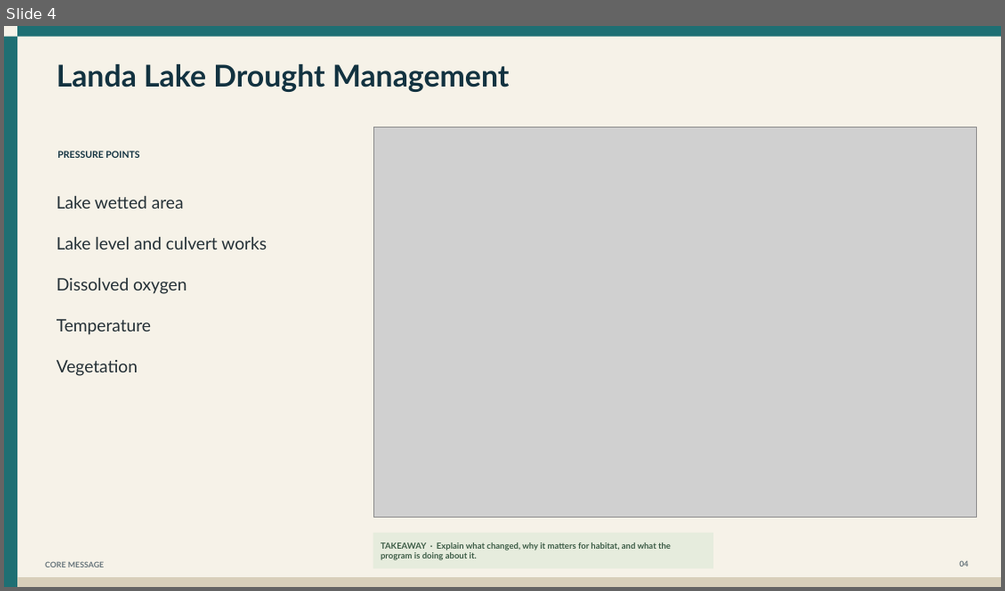
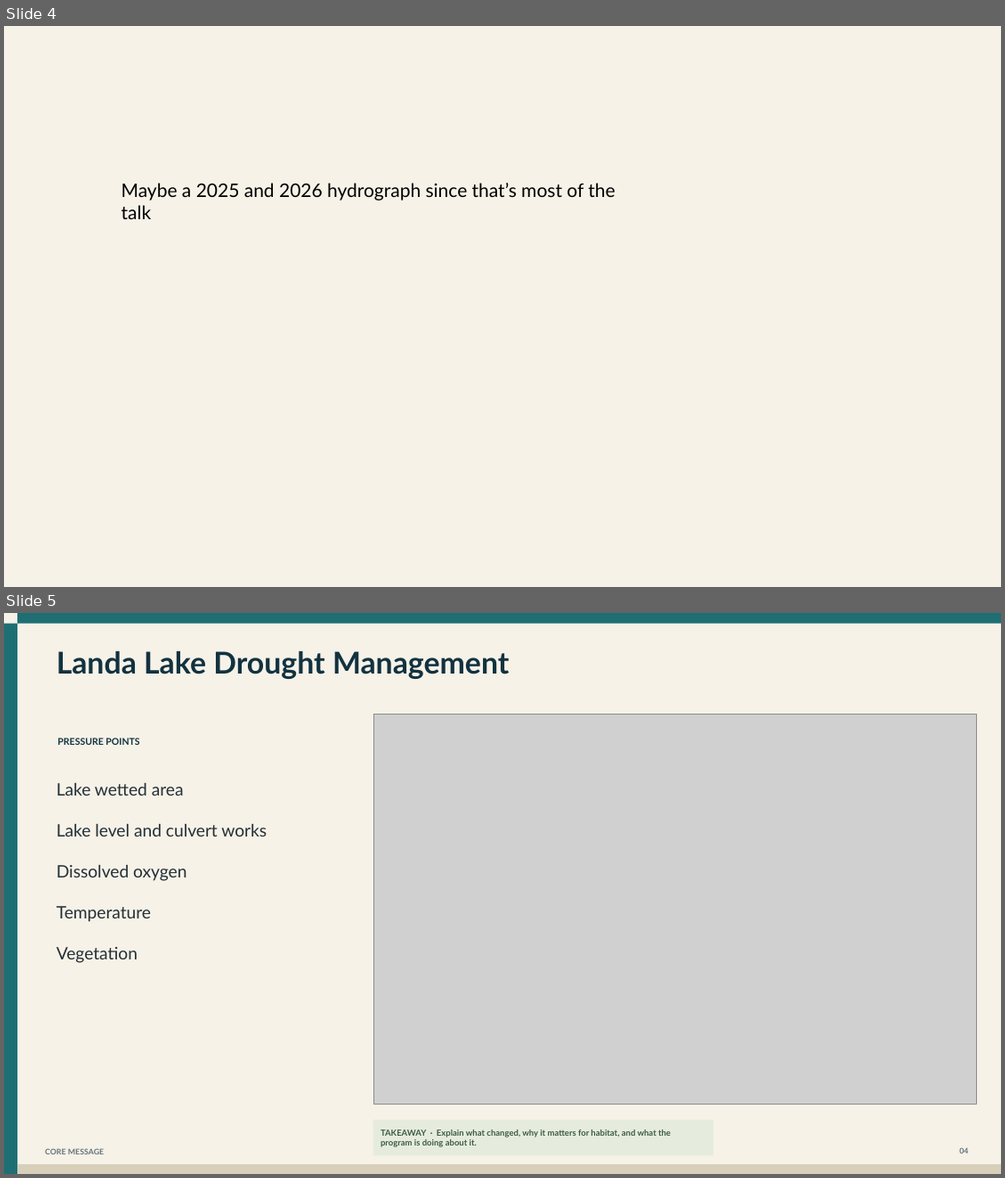
Before and after one commit to cfurl/EAHCP-Fall-2026-Sci-Comm, a slide deck: Comal_mgt_presentation/EAHCP_Landa_Lake.pptx. Shown one above the other, each under a label of ours: slide 4 before the commit, slides 4 and 5 after it. The pictures are 1005x591 and 1005x1178 pixels, drawn with LibreOffice and Linux fonts; fonts in the diff are those of the drawing; grey boxes stand for pictures. Boxes give left, top, right and bottom in pixels: in the first picture for what was removed or moved away, otherwise in the second. Text is boxed around its words. In the diff, an @@ line names an element or a change of style, - is before the commit and + after.

```diff
--- a/Comal_mgt_presentation/EAHCP_Landa_Lake.pptx
+++ b/Comal_mgt_presentation/EAHCP_Landa_Lake.pptx
@@ slide 4 added at [4, 26, 1001, 587], background #F6F2E8 @@
@@ text added at [121, 183, 615, 200], 18 pt, text #000000 @@
+Maybe a 2025 and 2026 hydrograph since that’s most of the talk
@@ what was slide 4 is now slide 5 @@
```
Also in this commit, not shown: 2 slides changed, 3 other slides added, 1 slide removed, 9 other files.
